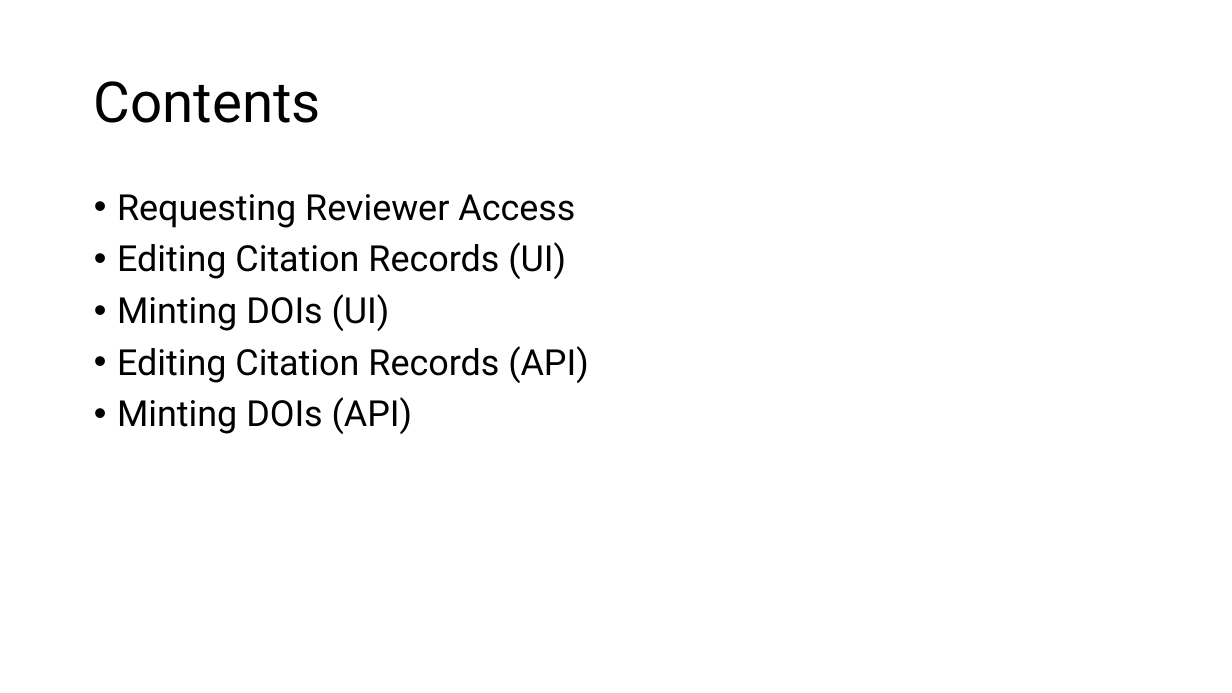
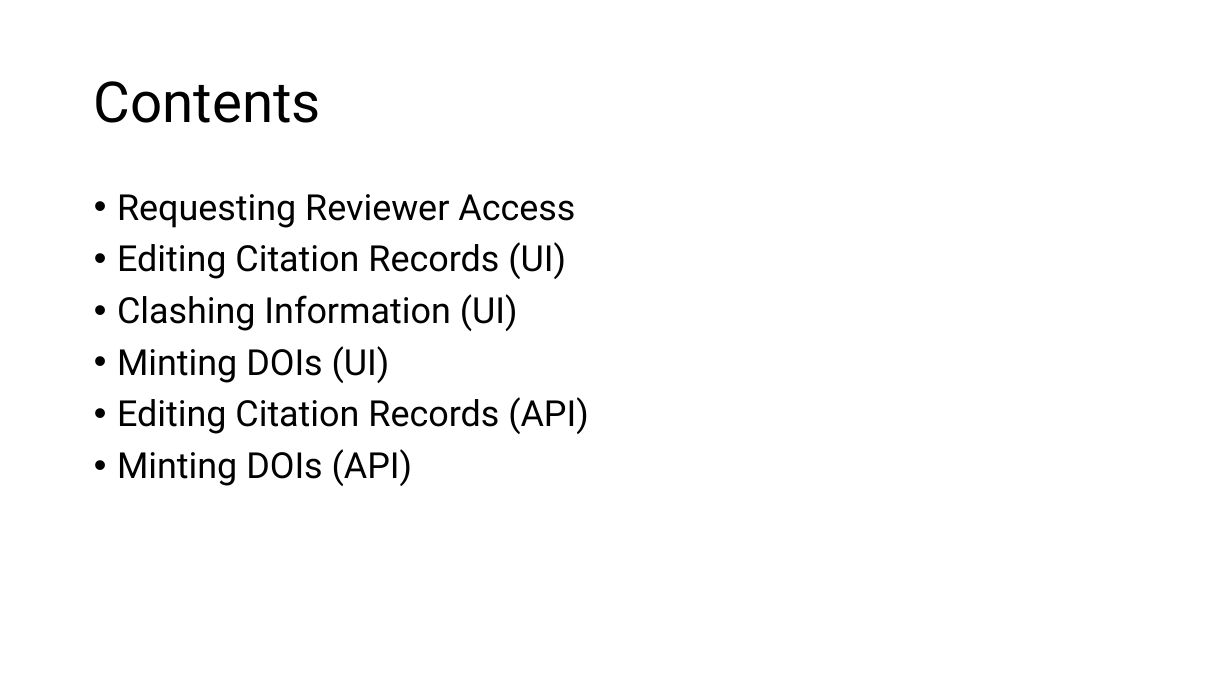
Before and after one commit to cedadev/cmip7-citation-service, a slide deck: slide 2 of docs/CitationReviewerGuide.pptx. Drawn at 1232x693 pixels with LibreOffice and Linux fonts; fonts in the diff are those of the drawing. Boxes give left, top, right and bottom in pixels: in the first picture for what was removed or moved away, otherwise in the second. Text is boxed around its words. In the diff, an @@ line names an element or a change of style, - is before the commit and + after.

Commit message:
Updated Reviewer Guide with Clash Resolution instructions

```diff
--- a/docs/CitationReviewerGuide.pptx
+++ b/docs/CitationReviewerGuide.pptx
@@ text at <box>117,294,518,331</box>: paragraph added @@
+• Clashing Information (UI)
```
Also in this commit, not shown: 1 other slide changed, 4 slides added, 1 other file.
